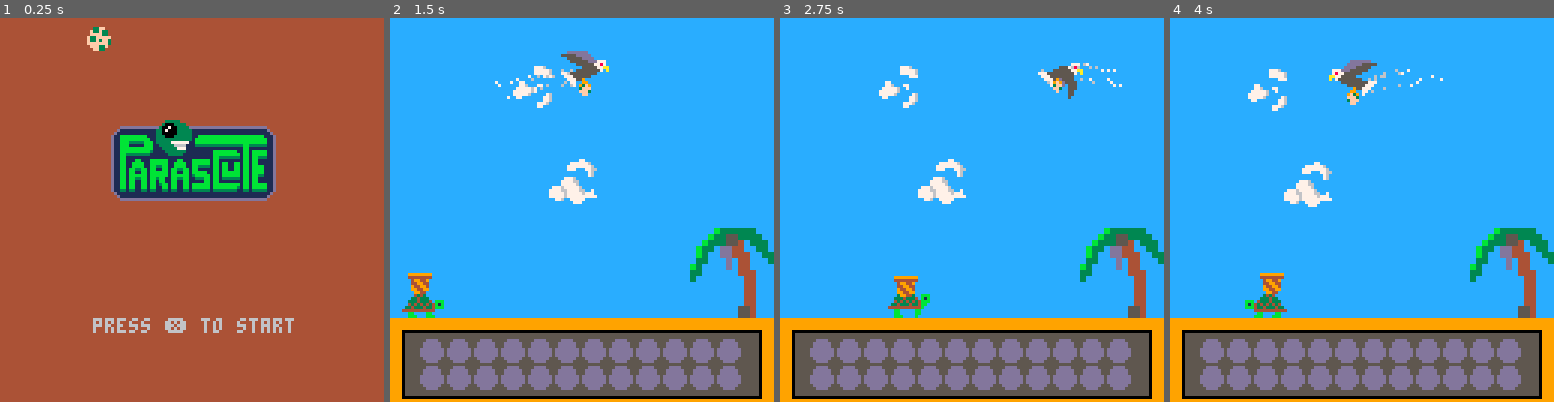
Above: before the commit, frames 1-4 (left to right).
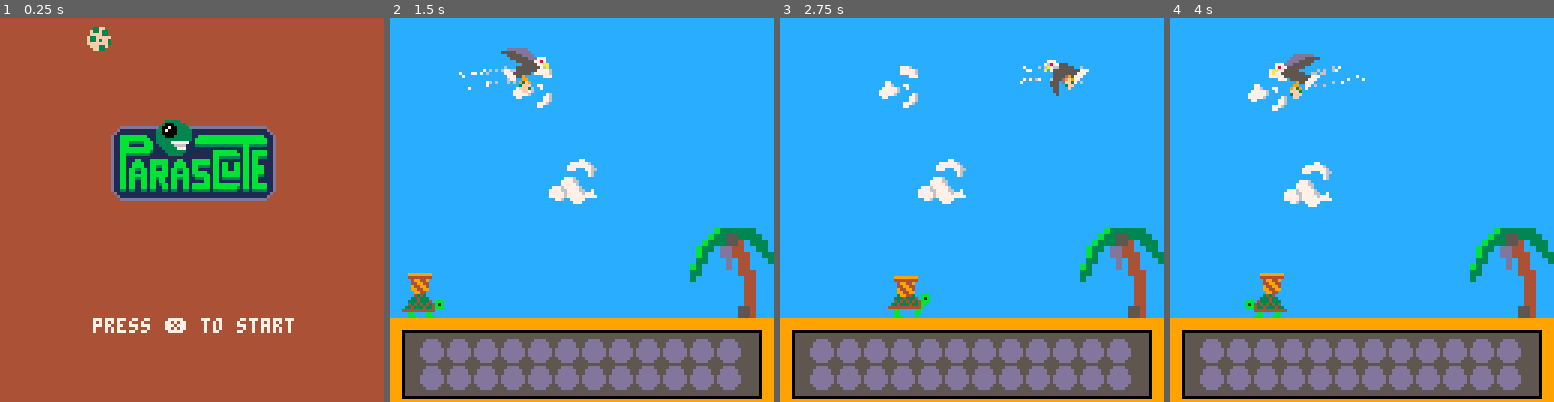
Above: after the commit, the same moments.

Repository: NicolaMigliore/parascute
Game: PICO-8 cartridge parascute.p8
Same seed, same stepped clock (60 frames per second), same inputs: the game is played once before the commit and once after it.
Inputs:
- Up to frame 1 (0.25 s): no input
- Up to frame 2 (1.5 s): tap X (X key) at 0.33, 1.07 s; tap O (Z key) at 0.7 s
- Up to frame 3 (2.75 s): hold Right 1.6-2.1 s; tap O (Z key) at 1.7, 2.1, 2.5 s; tap X (X key) at 1.85 s; hold Up 2.15-2.42 s; hold Right from 2.47 s (still down)
- Up to frame 4 (4 s): tap O (Z key) at 2.9, 3.3, 3.7 s; tap X (X key) at 2.97 s; release Right at 3.03 s; hold Left 3.08-3.58 s; hold Down 3.63-3.97 s

The runs differ from the first frame. In frame 1, 0.8% of the frame differs, in the area x 24-77%, y 78-83%; in frame 2, 1.6%, in the area x 17-58%, y 7-22%; in frame 3, 0.7%; in frame 4, 1.6%.

Commit message:
Finished Level Complete screen and minor balancing

Diff:
--- a/scripts/basket.lua
+++ b/scripts/basket.lua
@@ -60,7 +60,7 @@
         score +=1
         if score%3 == 0 then
             level += 1
-            eagle.control.spd_x += 0.2
+            eagle.control.spd_x += 0.1
         end
 
         -- trigger animation
--- a/scripts/eagle.lua
+++ b/scripts/eagle.lua
@@ -1,6 +1,6 @@
 function _eagle_i()
     drop_timer = 100
-    eagle_spd = 1
+    eagle_spd = 0.7
 
     -- create eagle
     eagle = new_entity({
@@ -32,7 +32,7 @@
 
         end
         ),
-        control = new_control(nil,nil,nil,nil,eagle_spd,0.2,eagle_control),
+        control = new_control(nil,nil,nil,nil,eagle_spd,0.1,eagle_control),
         intention = new_intention()
     })
     add(entities,eagle)
@@ -84,7 +84,7 @@
         drop_timer -= 1
         if drop_timer < 1 then
             drop_timer = 50
-            if rnd()>0.5 then
+            if rnd()>0.3 then
                 spawn_egg(_e.position.x+6,_e.position.y+12)
             else
                 spawn_rock(_e.position.x+6,_e.position.y+12)
--- a/scripts/main.lua
+++ b/scripts/main.lua
@@ -2,7 +2,7 @@
     debug=""
     show_colliders = false
     mode="start"
-    -- music(0)
+    _ui_i()
 
     -- set global lists
     entities = {}
@@ -18,16 +18,14 @@
     particle_system = create_particle_system()
 
     -- setup scene
-    --_scene_start_i()
     load_scene_start()
-    -- _scene_game_i()
 
 
 
 end
 
 function _update60()
-
+    _ui_u()
 
     if mode == "start" then
         _scene_start_u()
@@ -39,8 +37,6 @@
 end
 
 function _draw()
-
-
     if mode == "start" then
         _scene_start_d()
     elseif mode == "game" then
--- a/scripts/scenes/level_complete.lua
+++ b/scripts/scenes/level_complete.lua
@@ -22,26 +22,25 @@
         if (finished_count) load_scene_game()
     end
     if (btnp(🅾️) and finished_count) load_scene_start()
-
-    debug=#egg_ents
 end
 
 function _scene_level_complete_d()
     -- animation
-    gs.update(0)
+    gs.update(4)
 
     -- score
-    local score_color = 3
+    local score_color = 6
     if (flash_color_timer > 0) score_color = flash_color
-    print("level complet",30,10,3)
-    print("score:"..score,65,62,score_color)
+
+    sspr(63,64,45,25,42,5) --107,88
+    print("score:"..score,58,62,score_color)
 
     -- commands prompt
-    if (not started_count) print("press ❎ to count eggs",33,100,6)
-    if (finished_count) print("press ❎ to restart",37,100,6) print("press 🅾️ to return to title",24,108,6)
+    if (not started_count) print("press ❎ to count eggs",21,100,blink_color1.color)
+    if (finished_count) print("press ❎ to restart",27,100,blink_color1.color) print("press 🅾️ to return to title",11,108,6)
 
     -- counted eggs
-    rect(4,70,123,92,3)
+    rect(4,70,123,92,1)
     rectfill(5,71,122,91,5)
     local row = 0
     for i=1,24 do
@@ -83,7 +82,6 @@
 
     for i=1, #caught_eggs do
         local egg_was_caught = caught_eggs[i]
-        -- spr(1, 60, 60-(i*9))
         local sprite_x = egg_was_caught and 8 or 16
         add(entities,new_entity({
             kind = "ui_egg",
@@ -125,15 +123,15 @@
     )
     spawn_shatter(_o.position.x,_o.position.y,{5,6},{})
     -- adjust score based on last egg
-    if caught_eggs[#caught_eggs] then
+    if caught_eggs[1] then
         score += 1
         flash_color = 11
     else
         score -= 1
         flash_color = 8
     end
-    add(counted_eggs, caught_eggs[#caught_eggs])
-    deli(caught_eggs,#caught_eggs)
+    add(counted_eggs, caught_eggs[1])
+    deli(caught_eggs,1)
     del(entities, _o)
     del(egg_ents, _o)
 
--- a/scripts/scenes/start.lua
+++ b/scripts/scenes/start.lua
@@ -32,7 +32,7 @@
     palt(14, true)
     sspr(0,64,55,27,37,34)
     palt()
-    print("press ❎ to start",31,100,6)
+    print("press ❎ to start",31,100,blink_color1.color)
 end
 
 function load_scene_start()
@@ -41,6 +41,3 @@
     mode = "start"
     music(5,1000)
 end
-
--- (12 * 4)+3+7 = 58
--- 64-29 = 35
--- a/scripts/ui.lua
+++ b/scripts/ui.lua
@@ -1,3 +1,17 @@
+function _ui_i()
+    blink_color1 = {
+        colors={7,6,7},
+        ci=1,
+        color=7
+    }
+end
+
+function _ui_u()
+    blink_color1.ci+=1/30
+    if(blink_color1.ci>#blink_color1.colors+1) blink_color1.ci=1
+    blink_color1.color=blink_color1.colors[flr(blink_color1.ci)]
+end
+
 function _ui_d()
     palt(0,false)
     rect(4,104,123,126,0)
Not shown, changed: 33 lines of the sprite sheet (__gfx__) section of parascute.p8
